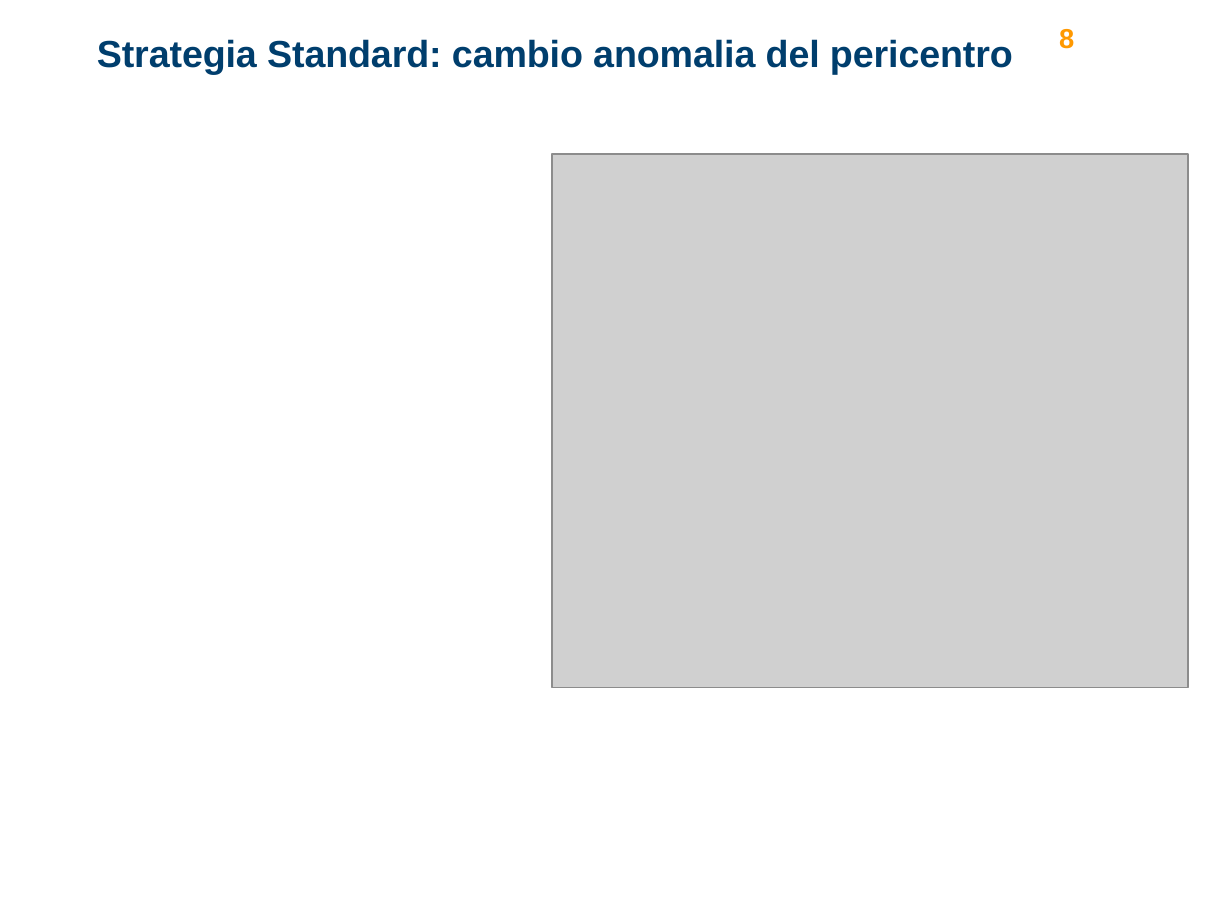
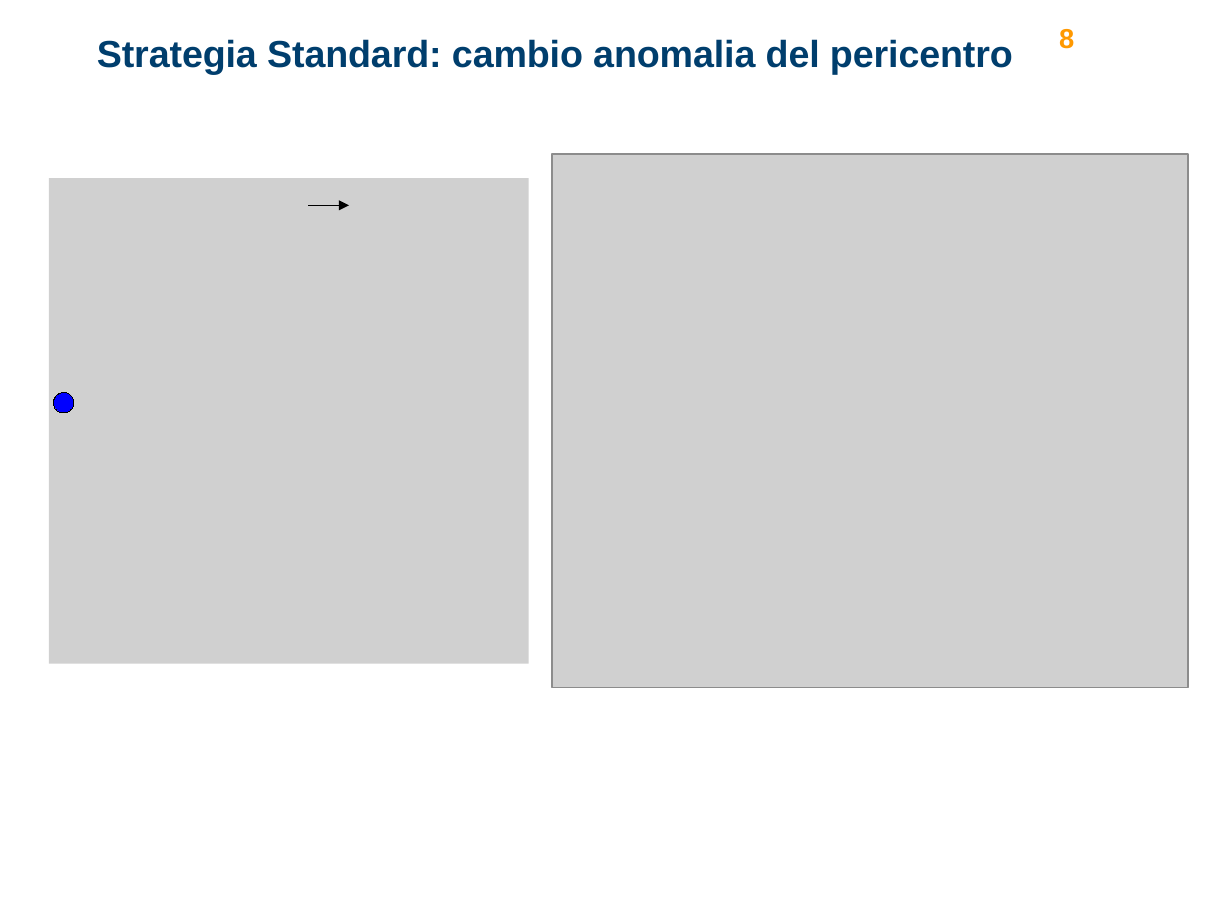
Before and after one commit to turcualexd/IAMS-progetto, a slide deck: slide 8 of Modelli relazione/ppt_presentazione.pptx. Drawn at 1232x924 pixels with LibreOffice and Linux fonts; fonts in the diff are those of the drawing; grey boxes stand for pictures; background and template pictures are left out. Boxes give left, top, right and bottom in pixels: in the first picture for what was removed or moved away, otherwise in the second. Text is boxed around its words. In the diff, an @@ line names an element or a change of style, - is before the commit and + after.

```diff
--- a/Modelli relazione/ppt_presentazione.pptx
+++ b/Modelli relazione/ppt_presentazione.pptx
@@ picture added at [49, 179, 529, 664] @@
@@ arrow added from (308, 206) to (349, 206), #000000 0.75 pt @@
@@ ellipse added at [53, 392, 74, 413], fill #0000FF, outline #000000 0.75 pt @@
```
Also in this commit, not shown: 6 other slides changed.
